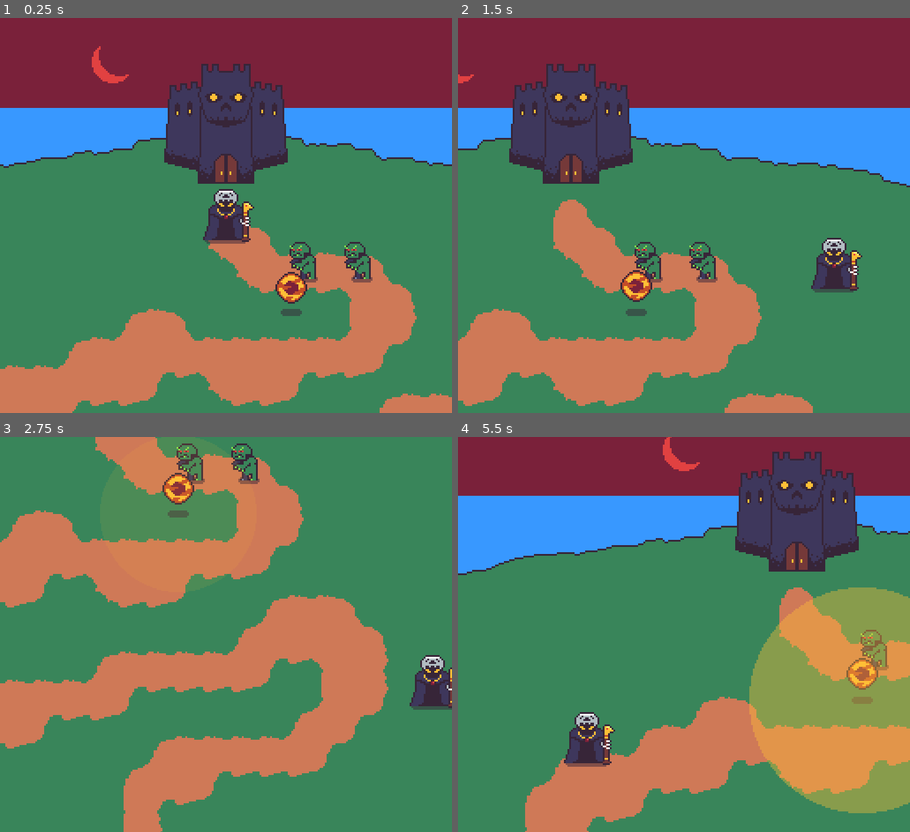
Above: before the commit, frames 1-4 (two rows, left to right).
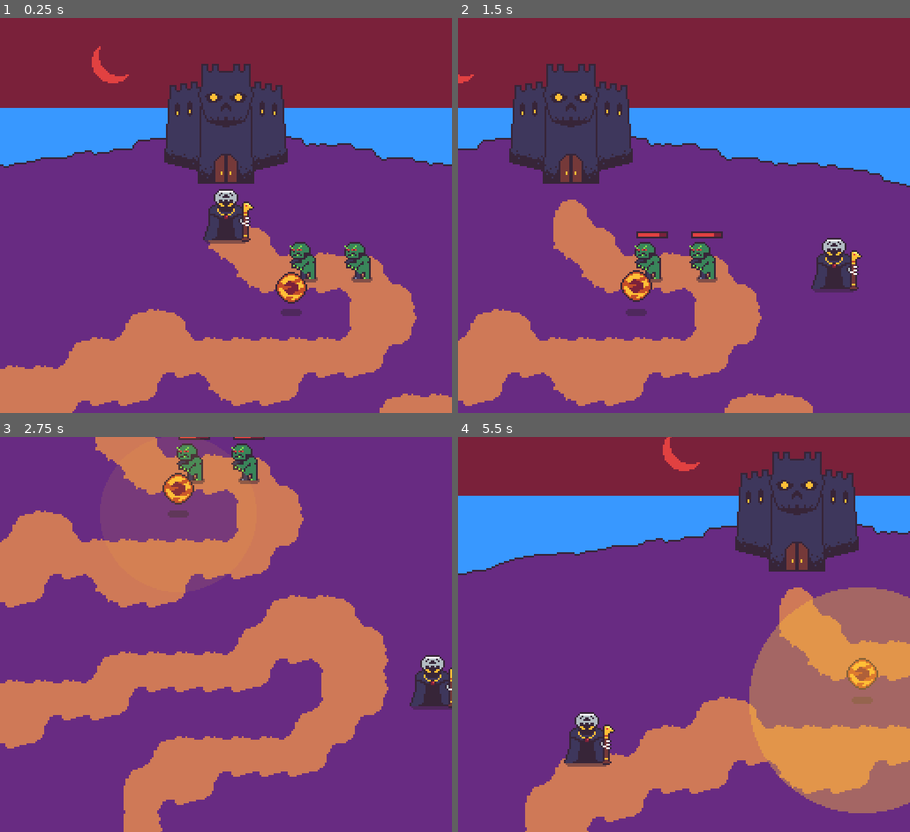
Above: after the commit, the same moments.

Repository: rthurmed/OrbTower
Game: Godot game, scene res://src/Main.tscn
The game is run twice, just before and just after one commit, with the same random seed, the same clock (stepped at 60 frames per second) and the same inputs.
Inputs:
- Up to frame 1 (0.25 s): no input
- Up to frame 2 (1.5 s): hold Right (ui_right) 0.53-1.28 s; hold Down (ui_down) from 1.28 s (still down)
- Up to frame 3 (2.75 s): release Down (ui_down) at 2.03 s; hold Right (ui_right) from 2.03 s (still down)
- Up to frame 4 (5.5 s): release Right (ui_right) at 2.78 s; hold Up (ui_up) 2.78-3.53 s; hold Left (ui_left) 3.53-5.03 s; hold Down (ui_down) from 5.03 s (still down)

The runs differ from the first frame. In frame 1, 45% of the frame differs, in the area x 0-100%, y 30-100%; in frame 2, 47%; in frame 3, 66%, in the area x 0-100%, y 0-100%; in frame 4, 54%.

Commit message:
Implemented health module

Diff:
--- a/project.godot
+++ b/project.godot
@@ -7,6 +7,16 @@
 ;   param=value ; assign values to parameters
 
 config_version=4
+
+_global_script_classes=[ {
+"base": "Node2D",
+"class": "HealthModule",
+"language": "GDScript",
+"path": "res://src/module/Health.gd"
+} ]
+_global_script_class_icons={
+"HealthModule": ""
+}
 
 [application]
 
--- a/src/Main.tscn
+++ b/src/Main.tscn
@@ -67,6 +67,10 @@
 vertices = PoolVector2Array( 0, 0, 16, 0, 16, 16, 0, 16 )
 polygons = [ PoolIntArray( 0, 1, 2, 3 ) ]
 
+[sub_resource type="NavigationPolygon" id=18]
+vertices = PoolVector2Array( 0, 0, 16, 0, 16, 16, 0, 16 )
+polygons = [ PoolIntArray( 0, 1, 2, 3 ) ]
+
 [sub_resource type="TileSet" id=1]
 0/name = "0 path"
 0/texture = ExtResource( 1 )
@@ -99,12 +103,18 @@
 1/tile_mode = 0
 1/occluder_offset = Vector2( 0, 0 )
 1/navigation_offset = Vector2( 0, 0 )
+1/navigation = SubResource( 18 )
 1/shape_offset = Vector2( 0, 0 )
 1/shape_transform = Transform2D( 1, 0, 0, 1, 0, 0 )
 1/shape_one_way = false
 1/shape_one_way_margin = 0.0
 1/shapes = [  ]
 1/z_index = 0
+
+[sub_resource type="Curve2D" id=17]
+_data = {
+"points": PoolVector2Array( 0, 0, 0, 0, 208, 354, 0, 0, 0, 0, 207, 329, 0, 0, 0, 0, 238, 306, 0, 0, 0, 0, 295, 304, 0, 0, 0, 0, 331, 274, 0, 0, 0, 0, 329, 244, 0, 0, 0, 0, 304, 228, 0, 0, 0, 0, 265, 255, 0, 0, 0, 0, 198, 258, 0, 0, 0, 0, 182, 272, 0, 0, 0, 0, 56, 271, 0, 0, 0, 0, 56, 227, 0, 0, 0, 0, 146, 188, 0, 0, 0, 0, 263, 192, 0, 0, 0, 0, 281, 171, 0, 0, 0, 0, 264, 145, 0, 0, 0, 0, 218, 144, 0, 0, 0, 0, 193, 127, 0, 0, 0, 0, 193, 98 )
+}
 
 [node name="Main" type="Node2D"]
 
@@ -152,3 +162,11 @@
 smoothing_enabled = true
 editor_draw_limits = true
 editor_draw_drag_margin = true
+
+[node name="Path" type="Path2D" parent="."]
+curve = SubResource( 17 )
+
+[node name="PathFollow2D" type="PathFollow2D" parent="Path"]
+position = Vector2( 208, 354 )
+rotation = -1.61077
+rotate = false
--- a/src/game/ghoul/Ghoul.tscn
+++ b/src/game/ghoul/Ghoul.tscn
@@ -1,7 +1,8 @@
-[gd_scene load_steps=4 format=2]
+[gd_scene load_steps=5 format=2]
 
 [ext_resource path="res://assets/ghoul.png" type="Texture" id=1]
 [ext_resource path="res://assets/orb-Shadow.png" type="Texture" id=2]
+[ext_resource path="res://src/module/Health.tscn" type="PackedScene" id=3]
 
 [sub_resource type="CapsuleShape2D" id=1]
 radius = 7.0
@@ -21,5 +22,10 @@
 texture = ExtResource( 1 )
 
 [node name="CollisionShape2D" type="CollisionShape2D" parent="."]
-position = Vector2( -1, -10 )
+position = Vector2( 0, -10 )
 shape = SubResource( 1 )
+
+[node name="Health" parent="." instance=ExtResource( 3 )]
+position = Vector2( 0, -25 )
+destroy_target_on_death = true
+target_node_path = NodePath("..")
--- a/src/game/orb/Orb.gd
+++ b/src/game/orb/Orb.gd
@@ -1,8 +1,16 @@
 extends Node2D
 
+
+const BASE_DAMAGE = 2
 
 onready var animation = $AnimationPlayer
 
 
 func _ready():
 	animation.play("bob")
+
+
+func _on_Burst_area_entered(area: Area2D):
+	var health = area.find_node('Health')
+	if not health is HealthModule: return
+	health.hit(BASE_DAMAGE)
--- a/src/game/orb/Orb.tscn
+++ b/src/game/orb/Orb.tscn
@@ -55,3 +55,5 @@
 [node name="AnimationPlayer" type="AnimationPlayer" parent="."]
 anims/RESET = SubResource( 2 )
 anims/bob = SubResource( 1 )
+
+[connection signal="area_entered" from="Burst" to="." method="_on_Burst_area_entered"]
--- /dev/null
+++ b/src/module/Health.gd
@@ -0,0 +1,38 @@
+class_name HealthModule
+extends Node2D
+
+
+export var max_hp = 10
+export var hp = 10
+export var hp_visible_as_default = false
+export var destroy_target_on_death = false
+export var target_node_path: NodePath
+
+onready var progress_bar = $ProgressBar
+onready var target_node = get_node(target_node_path)
+
+signal damage(damage, hp)
+signal died
+
+
+func _ready():
+	progress_bar.visible = hp_visible_as_default
+	update_view()
+
+
+func update_view():
+	progress_bar.max_value = max_hp
+	progress_bar.value = hp
+
+
+func hit(damage):
+	progress_bar.visible = true
+
+	hp -= damage
+	update_view()
+	emit_signal("damage", damage, hp)
+
+	if hp <= 0:
+		emit_signal("died")
+		if destroy_target_on_death:
+			target_node.queue_free()
--- /dev/null
+++ b/src/module/Health.tscn
@@ -0,0 +1,33 @@
+[gd_scene load_steps=4 format=2]
+
+[ext_resource path="res://src/module/Health.gd" type="Script" id=1]
+
+[sub_resource type="StyleBoxFlat" id=1]
+bg_color = Color( 0.882353, 0.254902, 0.254902, 1 )
+border_color = Color( 0.215686, 0.145098, 0.219608, 1 )
+
+[sub_resource type="StyleBoxFlat" id=2]
+bg_color = Color( 0.478431, 0.129412, 0.227451, 1 )
+border_width_left = 1
+border_width_top = 1
+border_width_right = 1
+border_width_bottom = 1
+border_color = Color( 0.215686, 0.145098, 0.219608, 1 )
+expand_margin_left = 1.0
+expand_margin_right = 1.0
+expand_margin_top = 1.0
+expand_margin_bottom = 1.0
+
+[node name="Health" type="Node2D"]
+script = ExtResource( 1 )
+
+[node name="ProgressBar" type="ProgressBar" parent="."]
+visible = false
+margin_left = -8.0
+margin_top = -1.0
+margin_right = 8.0
+margin_bottom = 1.0
+custom_styles/fg = SubResource( 1 )
+custom_styles/bg = SubResource( 2 )
+value = 50.0
+percent_visible = false
--- /dev/null
+++ b/src/vfx/TextParticle.gd
@@ -0,0 +1,16 @@
+extends Node2D
+
+
+# Declare member variables here. Examples:
+# var a = 2
+# var b = "text"
+
+
+# Called when the node enters the scene tree for the first time.
+func _ready():
+	pass # Replace with function body.
+
+
+# Called every frame. 'delta' is the elapsed time since the previous frame.
+#func _process(delta):
+#	pass
--- /dev/null
+++ b/src/vfx/TextParticle.tscn
@@ -0,0 +1,16 @@
+[gd_scene load_steps=2 format=2]
+
+[sub_resource type="Animation" id=1]
+resource_name = "start"
+
+[node name="TextParticle" type="Node2D"]
+
+[node name="Label" type="Label" parent="."]
+margin_left = -6.0
+margin_top = -7.0
+margin_right = 7.0
+margin_bottom = 7.0
+text = "-1"
+
+[node name="AnimationPlayer" type="AnimationPlayer" parent="."]
+anims/start = SubResource( 1 )
Binary file changed: assets/cliff.png
Binary file changed: assets/tileset.png
Not shown: 1 places in src/Main.tscn that only renumber resources
